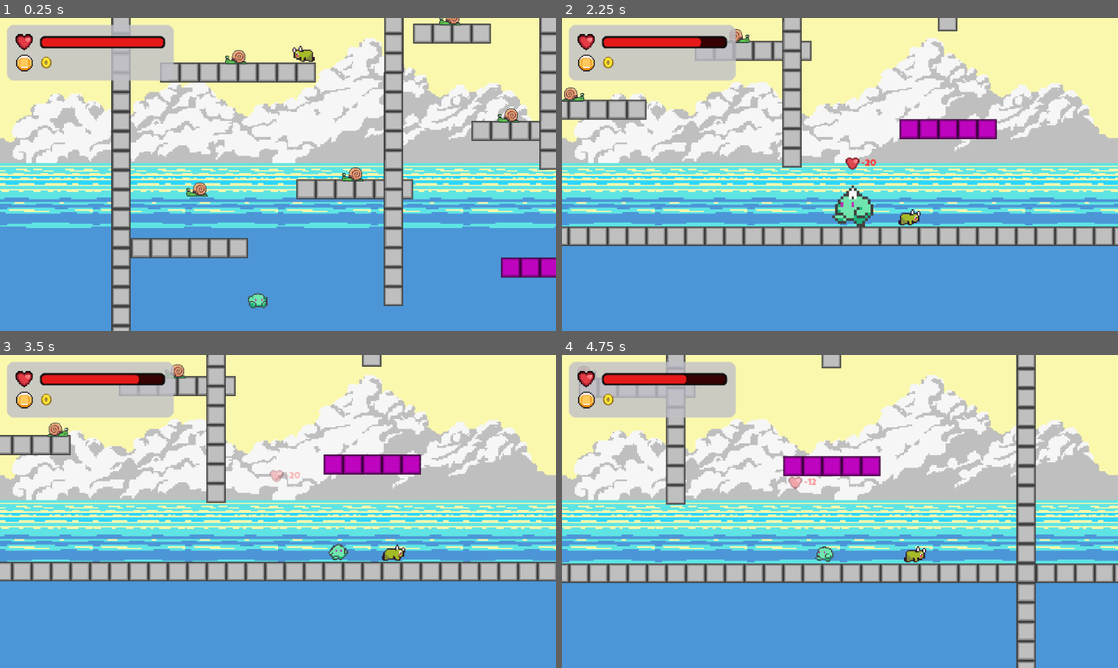
Above: before the commit, frames 1-4 (two rows, left to right).
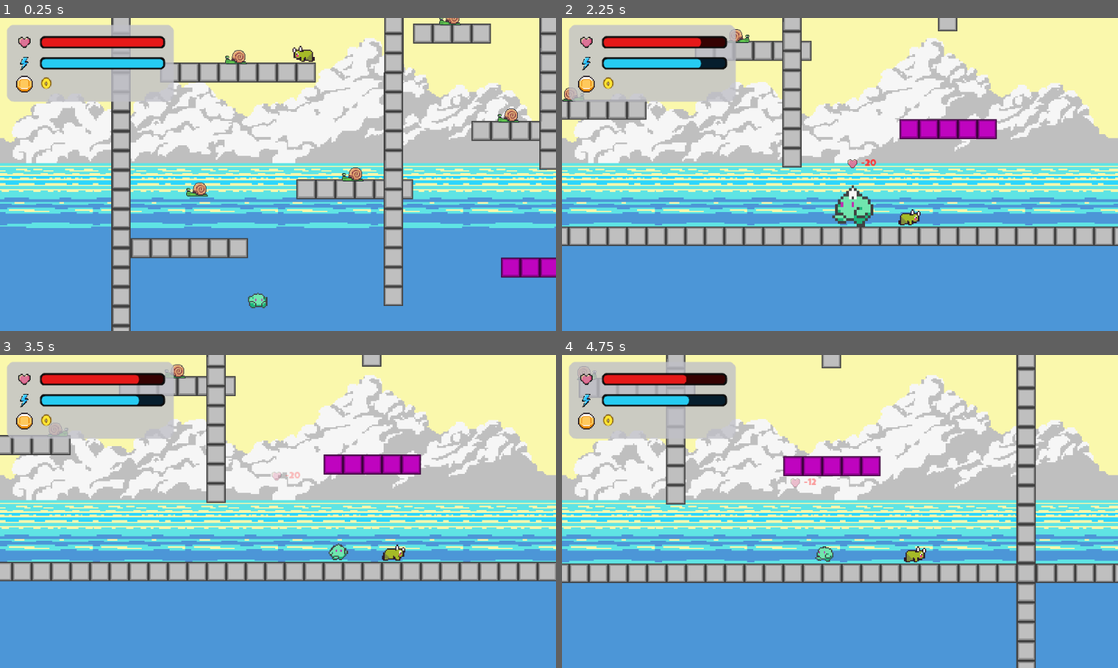
Above: after the commit, the same moments.

Repository: gavalanche87/puffle
Game: Godot game, scene res://scenes/VerticalTestScene.tscn
Same seed, same stepped clock (60 frames per second), same inputs: the game is played once before the commit and once after it.
Inputs:
- Up to frame 1 (0.25 s): no input
- Up to frame 2 (2.25 s): tap Enter (ui_accept) at 0.5, 0.77, 1.52 s; hold Right (ui_right) 0.53-2.03 s; tap Z (toggle_mode) at 0.6, 1.35, 2.1 s; hold Left (ui_left) from 2.03 s (still down)
- Up to frame 3 (3.5 s): release Left (ui_left) at 2.78 s; hold Right (ui_right) from 2.78 s (still down); tap Z (toggle_mode) at 2.85 s; tap Enter (ui_accept) at 3.02 s
- Up to frame 4 (4.75 s): tap Z (toggle_mode) at 3.6, 4.35 s; tap Enter (ui_accept) at 3.77, 4.52 s; release Right (ui_right) at 4.28 s; hold Left (ui_left) from 4.28 s (still down)

The runs differ from the first frame. In frame 1, 3.0% of the frame differs, in the area x 1-32%, y 5-27%; in frame 2, 3.2%, in the area x 1-54%, y 5-49%; in frame 3, 3.2%; in frame 4, 3.1%.

Commit message:
Add HUD energy system and mode-switch energy cost

Diff:
--- a/scenes/HUD.tscn
+++ b/scenes/HUD.tscn
@@ -1,8 +1,9 @@
 [gd_scene format=3 uid="uid://cp2n5wcln742p"]
 
-[ext_resource type="Texture2D" uid="uid://c5ev60ex6jqj6" path="res://assets/items/pixel heart 2.png" id="1"]
+[ext_resource type="Texture2D" path="res://assets/items/heart_icon.png" id="1"]
 [ext_resource type="Texture2D" uid="uid://d4bprxninpchp" path="res://assets/items/Coin.png" id="2"]
 [ext_resource type="FontFile" uid="uid://b4pkq6ib5fc5r" path="res://assets/fonts/LuckiestGuy-Regular.ttf" id="3"]
+[ext_resource type="Texture2D" path="res://assets/items/energy_icon.png" id="4"]
 
 [sub_resource type="StyleBoxFlat" id="1"]
 bg_color = Color(0.75, 0.75, 0.78, 0.8)
@@ -31,6 +32,20 @@
 corner_radius_top_right = 4
 corner_radius_bottom_left = 4
 corner_radius_bottom_right = 4
+
+[sub_resource type="StyleBoxFlat" id="5"]
+bg_color = Color(0.02, 0.13, 0.2, 0.85)
+corner_radius_top_left = 4
+corner_radius_top_right = 4
+corner_radius_bottom_left = 4
+corner_radius_bottom_right = 4
+
+[sub_resource type="StyleBoxFlat" id="6"]
+bg_color = Color(0.15, 0.8, 0.95, 1)
+corner_radius_top_left = 4
+corner_radius_top_right = 4
+corner_radius_bottom_left = 4
+corner_radius_bottom_right = 4
 [node name="HUD" type="CanvasLayer" unique_id=66276889]
 groups = ["hud"]
 
@@ -38,7 +53,7 @@
 offset_left = 8.0
 offset_top = 8.0
 offset_right = 200.0
-offset_bottom = 72.0
+offset_bottom = 96.0
 theme_override_styles/panel = SubResource("1")
 
 [node name="HealthIconOutline" type="Sprite2D" parent="."]
@@ -72,16 +87,47 @@
 offset_bottom = 10.0
 theme_override_styles/panel = SubResource("4")
 
+[node name="EnergyIconOutline" type="Sprite2D" parent="."]
+position = Vector2(28, 52)
+scale = Vector2(0.9, 0.9)
+texture = ExtResource("4")
+modulate = Color(0, 0, 0, 1)
+
+[node name="EnergyIcon" type="Sprite2D" parent="."]
+position = Vector2(28, 52)
+scale = Vector2(0.8, 0.8)
+texture = ExtResource("4")
+
+[node name="EnergyBarOutline" type="Panel" parent="."]
+offset_left = 46.0
+offset_top = 44.5
+offset_right = 190.0
+offset_bottom = 58.5
+theme_override_styles/panel = SubResource("2")
+
+[node name="EnergyBarBg" type="Panel" parent="."]
+offset_left = 48.0
+offset_top = 46.5
+offset_right = 188.0
+offset_bottom = 56.5
+theme_override_styles/panel = SubResource("5")
+
+[node name="EnergyBarFill" type="Panel" parent="EnergyBarBg"]
+layout_mode = 0
+offset_right = 140.0
+offset_bottom = 10.0
+theme_override_styles/panel = SubResource("6")
+
 [node name="CoinsIcon" type="Sprite2D" parent="." unique_id=927579451]
-position = Vector2(28, 52)
+position = Vector2(28, 76)
 scale = Vector2(0.6, 0.6)
 texture = ExtResource("2")
 
 [node name="CoinsLabel" type="Label" parent="." unique_id=849703059]
 offset_left = 48.0
-offset_top = 45.0
+offset_top = 69.0
 offset_right = 59.0
-offset_bottom = 62.0
+offset_bottom = 86.0
 theme_override_colors/font_color = Color(1, 0.9, 0.2, 1)
 theme_override_colors/font_outline_color = Color(0.5, 0.35, 0.05, 1)
 theme_override_constants/outline_size = 4
--- a/scripts/player.gd
+++ b/scripts/player.gd
@@ -32,8 +32,10 @@
 var mode: PlayerMode = PlayerMode.SMALL
 var damage_multiplier: float = 1.0
 @export var max_health: int = 100
+@export var max_energy: int = 100
 @export var enemy_contact_damage: int = 20
 @export var damage_cooldown: float = 0.5
+@export var big_mode_energy_cost: int = 10
 @export var stomp_bounce_velocity: float = -520.0
 @export var small_player_knockback: float = 160.0
 @export var big_player_knockback: float = 100.0
@@ -41,6 +43,7 @@
 @export var small_enemy_knockback: float = 120.0
 @export var big_enemy_knockback: float = 220.0
 var current_health: int = max_health
+var current_energy: int = max_energy
 var damage_cooldown_timer: float = 0.0
 @export var grounded_grace: float = 0.08
 var grounded_timer: float = 0.0
@@ -55,10 +58,12 @@
 
 var health_bar_bg: Control
 var health_bar_fill: Control
+var energy_bar_bg: Control
+var energy_bar_fill: Control
 var coins_label: Label
 @onready var floating_text_scene: PackedScene = preload("res://scenes/FloatingText.tscn")
 @onready var coin_icon: Texture2D = preload("res://assets/items/Coin.png")
-@onready var heart_icon: Texture2D = preload("res://assets/items/pixel heart 2.png")
+@onready var heart_icon: Texture2D = preload("res://assets/items/heart_icon.png")
 @onready var hud_font: Font = preload("res://assets/fonts/LuckiestGuy-Regular.ttf")
 @onready var hurtbox: Area2D = $Hurtbox
 @onready var sfx_jump: AudioStreamPlayer = $SfxJump
@@ -79,8 +84,10 @@
 func _ready() -> void:
 	_ensure_toggle_action()
 	current_health = max_health
+	current_energy = max_energy
 	_cache_hud()
 	_update_health_ui()
+	_update_energy_ui()
 	_update_coins_ui()
 	if body_shape:
 		base_body_size = body_shape.size
@@ -94,12 +101,20 @@
 		sprite.flip_h = true
 
 func _physics_process(delta: float) -> void:
-	if not health_bar_bg or not health_bar_fill or not coins_label:
+	if not health_bar_bg or not health_bar_fill or not energy_bar_bg or not energy_bar_fill or not coins_label:
 		_cache_hud()
 	if Input.is_action_just_pressed("toggle_mode"):
-		mode = PlayerMode.BIG if mode == PlayerMode.SMALL else PlayerMode.SMALL
-		_apply_mode(mode, true)
-		_play_sfx(sfx_switch)
+		if mode == PlayerMode.SMALL:
+			if current_energy >= big_mode_energy_cost:
+				current_energy = max(0, current_energy - big_mode_energy_cost)
+				_update_energy_ui()
+				mode = PlayerMode.BIG
+				_apply_mode(mode, true)
+				_play_sfx(sfx_switch)
+		else:
+			mode = PlayerMode.SMALL
+			_apply_mode(mode, true)
+			_play_sfx(sfx_switch)
 
 	if damage_cooldown_timer > 0.0:
 		damage_cooldown_timer -= delta
@@ -268,6 +283,17 @@
 	else:
 		print("HP: %d/%d" % [current_health, max_health])
 
+func _update_energy_ui() -> void:
+	if not energy_bar_bg or not energy_bar_fill:
+		_cache_hud()
+	if energy_bar_bg and energy_bar_fill:
+		var ratio := 0.0
+		if max_energy > 0:
+			ratio = clamp(float(current_energy) / float(max_energy), 0.0, 1.0)
+		energy_bar_fill.size.x = energy_bar_bg.size.x * ratio
+	else:
+		print("Energy: %d/%d" % [current_energy, max_energy])
+
 func _add_coins(amount: int) -> void:
 	if amount <= 0:
 		return
@@ -312,6 +338,12 @@
 	if coins_label:
 		coins_label.text = "%d" % coins
 
+func add_energy(amount: int) -> void:
+	if amount <= 0:
+		return
+	current_energy = min(max_energy, current_energy + amount)
+	_update_energy_ui()
+
 func _cache_hud() -> void:
 	var hud := get_tree().get_first_node_in_group("hud")
 	if not hud and get_tree().current_scene:
@@ -320,6 +352,8 @@
 		return
 	health_bar_bg = hud.get_node_or_null("HealthBarBg")
 	health_bar_fill = hud.get_node_or_null("HealthBarBg/HealthBarFill")
+	energy_bar_bg = hud.get_node_or_null("EnergyBarBg")
+	energy_bar_fill = hud.get_node_or_null("EnergyBarBg/EnergyBarFill")
 	coins_label = hud.get_node_or_null("CoinsLabel")
 
 func _set_mode_scale(target_scale: Vector2, animate: bool) -> void:
Binary file added: assets/items/energy_icon.png
Not shown, changed: assets/items/energy_icon.png.import
Binary file added: assets/items/heart_icon.png
Not shown, added: assets/items/heart_icon.png.import
Binary file removed: assets/items/pixel heart 2.png
